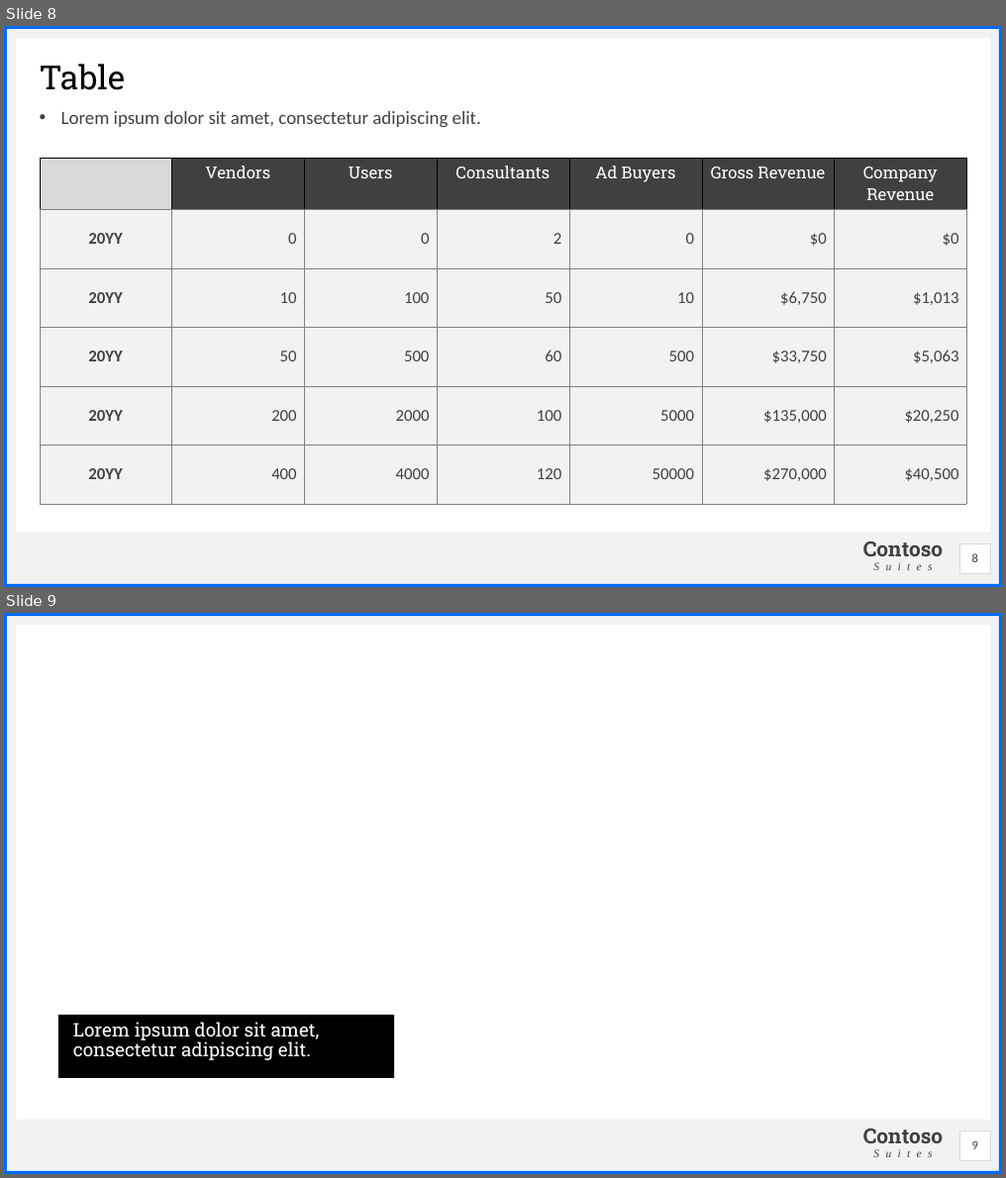
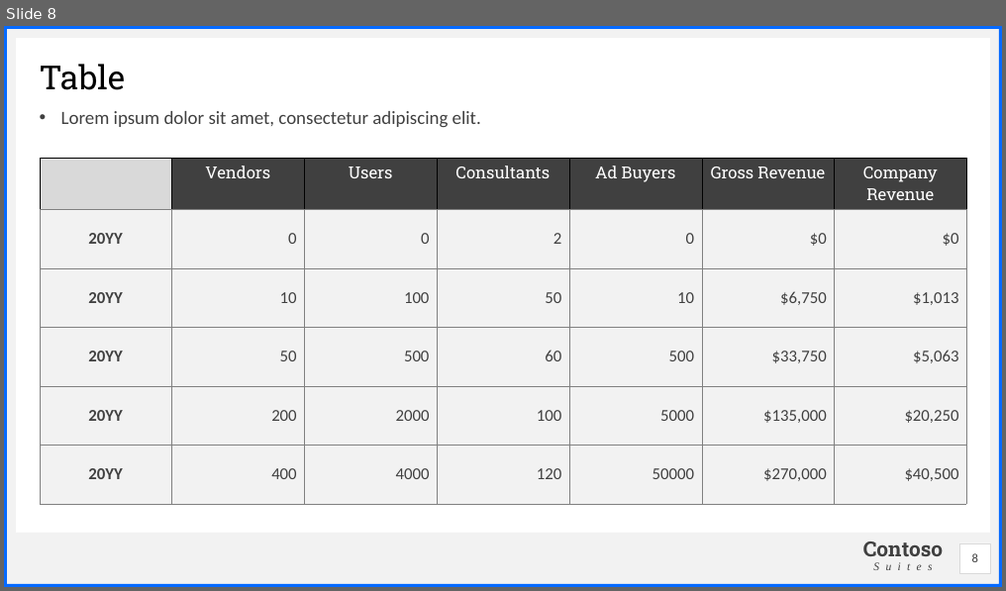
Before and after one commit to ChrisJtron/Polar_Bear_Habitat, a slide deck: BC repo/Polar Bear Tracking.pptx. Shown one above the other, each under a label of ours: slides 8 and 9 before the commit, slide 8 after it. The pictures are 1006x1178 and 1006x591 pixels, drawn with LibreOffice and Linux fonts; fonts in the diff are those of the drawing; background and template pictures are left out. Boxes give left, top, right and bottom in pixels: in the first picture for what was removed or moved away, otherwise in the second. Text is boxed around its words. In the diff, an @@ line names an element or a change of style, - is before the commit and + after.

```diff
--- a/BC repo/Polar Bear Tracking.pptx
+++ b/BC repo/Polar Bear Tracking.pptx
@@ slide 9 removed at (x1=4, y1=613, x2=1002, y2=1174), background picture (left out); not listed: 6 template elements that a slide beside it also shows @@
@@ text removed at (x1=58, y1=1015, x2=395, y2=1078) @@
-Lorem ipsum dolor sit amet, consectetur adipiscing elit.
@@ page number removed at (x1=960, y1=1131, x2=991, y2=1160) @@
-9
```
Also in this commit, not shown: 1 slide changed, 4 slides added, 4 other slides removed, 3 other files.
